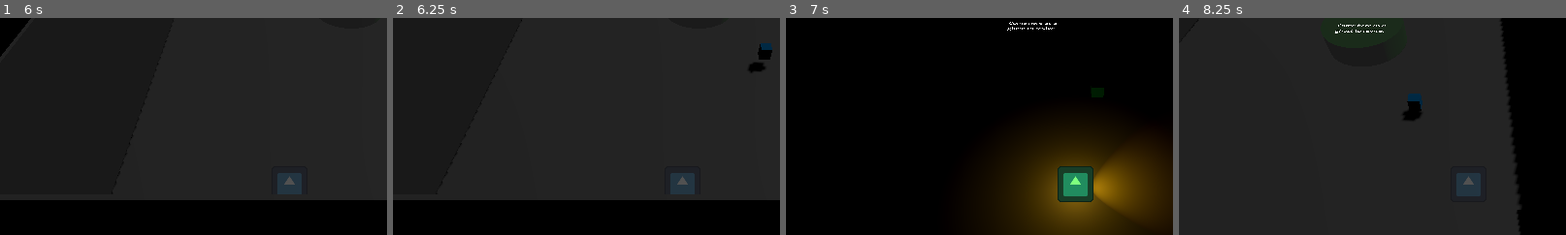
Above: before the commit, frames 1-4 (left to right).
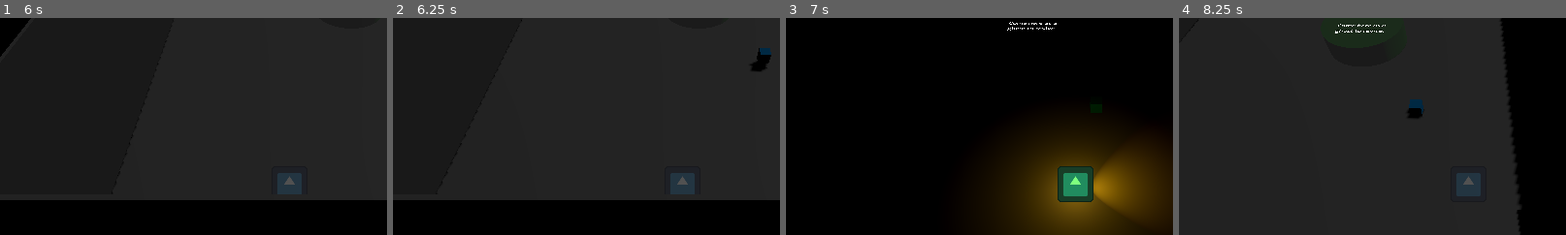
Above: after the commit, the same moments.

Repository: Rusty-Rat-Studios/dead-living-and-dying
Game: Godot game, scene res://game.tscn
Same seed, same stepped clock (60 frames per second), same inputs: the game is played once before the commit and once after it. The engine's default icon, where the game draws it, is replaced by a stand-in: a white triangle on a blue panel in a dark square.
Inputs (mouse positions are % of the whole screen's width and height, from its top left):
- Up to frame 1 (6 s): tap Enter at 0.5 s; move the mouse to (72, 45) at 0.52 s; hold Right (ui_right) 0.53-1.28 s; tap Tab every 0.75 s from 0.6 to 5.85 s; move the mouse to (30, 55) at 1.27 s; hold Down (ui_down) 1.28-2.03 s; move the mouse to (60, 28) at 2.02 s; hold Right (ui_right) 2.03-2.78 s; move the mouse to (45, 70) at 2.77 s; hold Up (ui_up) 2.78-3.53 s; move the mouse to (80, 65) at 3.52 s; hold Left (ui_left) 3.53-5.03 s; move the mouse to (20, 35) at 4.27 s; move the mouse to (55, 50) at 5.02 s; hold Down (ui_down) 5.03-5.78 s; move the mouse to (35, 25) at 5.77 s; hold Right (ui_right) from 5.78 s (still down)
- Up to frame 2 (6.25 s): keep holding Right (ui_right)
- Up to frame 3 (7 s): move the mouse to (72, 45) at 6.52 s; release Right (ui_right) at 6.53 s; hold Up (ui_up) from 6.53 s (still down); tap Tab at 6.6 s
- Up to frame 4 (8.25 s): move the mouse to (30, 55) at 7.27 s; release Up (ui_up) at 7.28 s; hold Right (ui_right) 7.28-8.03 s; tap Tab at 7.35, 8.1 s; tap Space at 8 s; move the mouse to (60, 28) at 8.02 s; hold Down (ui_down) from 8.03 s (still down)
The pictures show only the part of the screen within x 13-63%, y 12-62%; the shares and areas given below are measured in that part.

Frame 1 is identical in both runs. In frame 2, 0.2% of the frame differs, in the area x 91-98%, y 11-25%; in frame 3, 0.2%; in frame 4, 0.3%, in the area x 57-64%, y 34-48%.

Commit message:
Add attack function to possessable item

Diff:
--- a/game.gd
+++ b/game.gd
@@ -24,7 +24,8 @@
 	#########
 	await get_tree().create_timer(3).timeout
 	$World/RoomBottom/Possessable.possess()
-	await get_tree().create_timer(6).timeout
+	await get_tree().create_timer(3).timeout
+	$World/RoomBottom/Possessable.attack($Player)
 	$World/RoomBottom/Possessable.depossess()
 
 
--- a/possessable/possessable.gd
+++ b/possessable/possessable.gd
@@ -6,7 +6,7 @@
 
 	When it is possessed, it enables the AttackRange PHYSICAL collision mask to detect
 	player collision within the AttackRange. When the ghost decides to attack using this
-	item, it disables the AttackRange PHYSICAL collision mask and enables the Hurtbox
+	item, it disables the AttackRange PLAYER collision mask and enables the Hurtbox
 	PHYSICAL collision layer so the player can detect it has taken damage on contact.
 
 	Once the attack is finished, the Hurtbox collision layer is disabled. Similarly,
@@ -17,7 +17,10 @@
 """
 
 # impulse strength used to throw the object
-const THROW_FORCE: float = 10.0
+const THROW_FORCE: float = 25.0
+# speed threshold for enabling/disabling hurtbox
+const DAMAGE_VELOCITY: float = 2.0
+
 # height object is lifted to when possessed
 const FLOAT_HEIGHT: float = 2
 # height object rises/falls to while possessed
@@ -29,6 +32,8 @@
 # for timing float effect oscillation
 @onready var float_time_offset: float = 0.0
 
+# flag for ensuring object is not repossessed too soon after depossession
+@onready var is_possessable: bool = false
 # flag for ensuring object is "free" for possession
 @onready var is_possessed: bool = false
 # flag for checking if player is in attack range
@@ -54,8 +59,19 @@
 			linear_velocity.y = lerp(linear_velocity.y, height_diff * FLOAT_FORCE, delta)
 
 
+func _integrate_forces(state: PhysicsDirectBodyState3D) -> void:
+	if linear_velocity.length() < DAMAGE_VELOCITY:
+		$AttackRange.collision_mask = CollisionBit.PLAYER
+		$Hurtbox.collision_layer = 0
+		is_possessable = true
+
+
 func attack(target: Node3D) -> void:
-	pass
+	if player_in_range:
+		$AttackRange.collision_mask = 0
+		$Hurtbox.collision_layer = CollisionBit.PHYSICAL
+		is_possessable = false
+		apply_impulse(position.direction_to(target.position) * THROW_FORCE)
 
 
 func _on_player_entered_range(body: Node3D) -> void:
--- a/possessable/possessable.tscn
+++ b/possessable/possessable.tscn
@@ -19,7 +19,7 @@
 [sub_resource type="BoxShape3D" id="BoxShape3D_7pur4"]
 
 [sub_resource type="BoxShape3D" id="BoxShape3D_iv7gq"]
-size = Vector3(0.5, 0.5, 0.5)
+size = Vector3(0.6, 0.6, 0.6)
 
 [node name="Possessable" type="RigidBody3D"]
 collision_layer = 5
